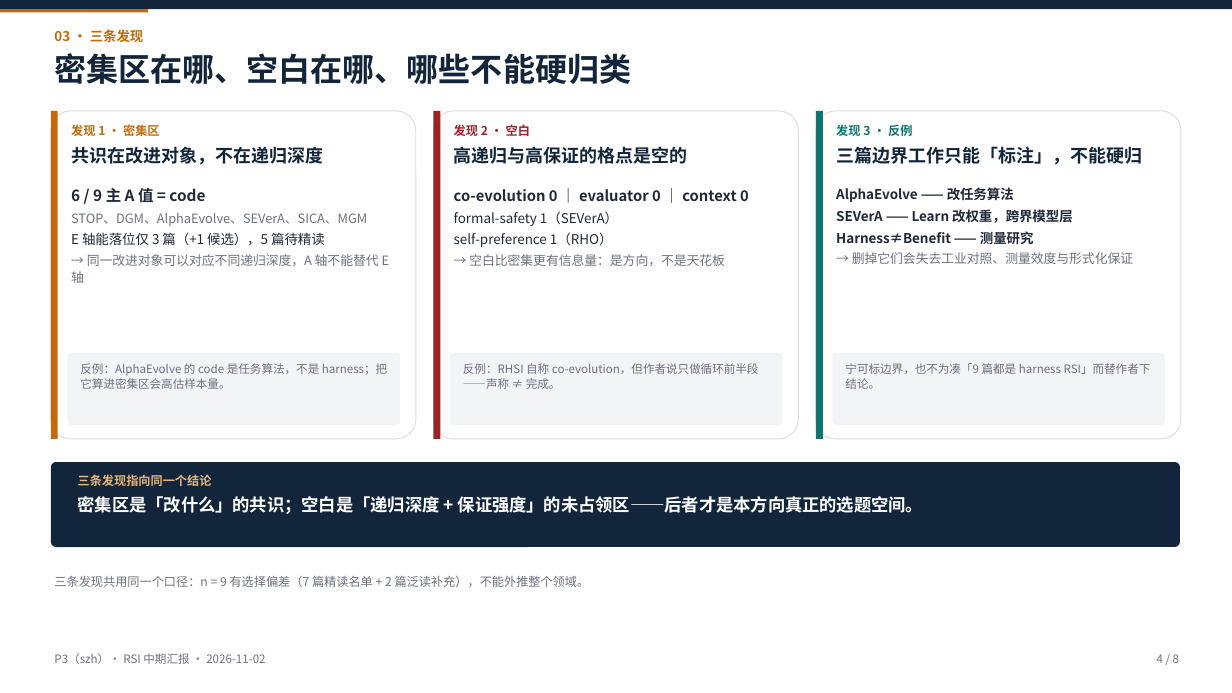
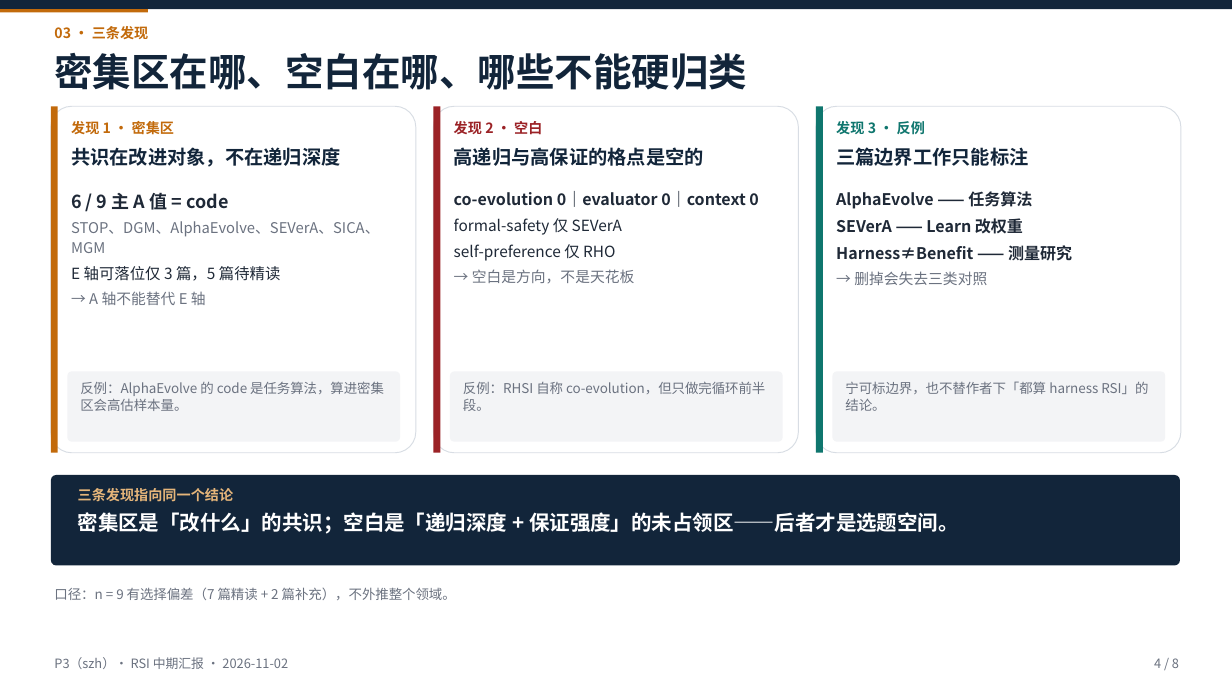
Before and after one commit to Gray-Su427/RSI_Harness_Reading, a slide deck: slide 4 of midterm/p3/deck-rsi-midterm.pptx. Drawn at 1232x693 pixels with LibreOffice and Linux fonts; fonts in the diff are those of the drawing. Boxes give left, top, right and bottom in pixels: in the first picture for what was removed or moved away, otherwise in the second. Text is boxed around its words. In the diff, an @@ line names an element or a change of style, - is before the commit and + after.

```diff
--- a/midterm/p3/deck-rsi-midterm.pptx
+++ b/midterm/p3/deck-rsi-midterm.pptx
@@ text "03 · 三条发现" at [54,26,149,40]: size 10.5 to 11 pt @@
@@ text "密集区在哪、空白在哪、哪些不能硬归类" at [54,53,747,90]: size 25 to 30 pt @@
@@ rounded rectangle: place and size @@
-rounded rectangle at [51,111,416,439]
+rounded rectangle at [51,106,416,453]
@@ rectangle: place and size @@
-rectangle at [51,111,57,439]
+rectangle at [51,106,57,453]
@@ rounded rectangle: place and size @@
-rounded rectangle at [433,111,799,439]
+rounded rectangle at [433,106,799,453]
@@ rectangle: place and size @@
-rectangle at [433,111,440,439]
+rectangle at [433,106,440,453]
@@ rounded rectangle: place and size @@
-rounded rectangle at [816,111,1181,439]
+rounded rectangle at [816,106,1181,453]
@@ rectangle: place and size @@
-rectangle at [816,111,823,439]
+rectangle at [816,106,823,453]
@@ size 9.5 to 11 pt in 3 elements at [71,119,174,137], [454,121,542,135], [836,121,925,134] @@
@@ text "共识在改进对象，不在递归深度" at [71,147,340,167]: size 14 to 15 pt @@
@@ text "高递归与高保证的格点是空的" at [454,147,704,166]: size 14 to 15 pt @@
@@ text at [836,147,1028,166]: text changed; size 14 to 15 pt @@
-三篇边界工作只能「标注」，不能硬归
+三篇边界工作只能标注
@@ text at [71,189,379,253]: size 12 to 14 pt in "6 / 9 主 A 值 = ..."; size 10 to 11.5 pt in "STOP、DGM、AlphaEvolve、SEVerA、SICA、MGM"; line spacing 1.1 to 1.12; more space between paragraphs @@
@@ text at [454,191,758,283]: text changed; size 10.5 to 12 pt @@
-co-evolution 0 ｜ evaluator 0 ｜ context 0
-formal-safety 1（SEVerA）
-self-preference 1（RHO）
-→ 空白比密集更有信息量：是方向，不是天花板
+co-evolution 0｜evaluator 0｜context 0
+formal-safety 仅 SEVerA
+self-preference 仅 RHO
+→ 空白是方向，不是天花板
@@ text at [836,191,1032,234]: text changed; size 10.5 to 12.5 pt @@
-AlphaEvolve —— 改任务算法
-SEVerA —— Learn 改权重，跨界模型层
+AlphaEvolve —— 任务算法
+SEVerA —— Learn 改权重
@@ text at [71,266,281,305]: text changed; size 10 to 12 pt; text colour #6B7280 to #1F2937 @@
-E 轴能落位仅 3 篇（+1 候选），5 篇待精读
-→ 同一改进对象可以对应不同递归深度，A 轴不能替代 E 轴
+E 轴可落位仅 3 篇，5 篇待精读
+→ A 轴不能替代 E 轴
@@ text at [836,245,1072,261]: size 10.5 to 12.5 pt in "Harness≠Benefit —— 测量研究"; line spacing 1.1 to 1.12; more space between paragraphs @@
@@ text at [854,271,987,285]: text changed; size 10 to 11.5 pt @@
-→ 删掉它们会失去工业对照、测量效度与形式化保证
+→ 删掉会失去三类对照
@@ text at [80,381,384,411]: text changed; size 9 to 10.5 pt @@
-反例：AlphaEvolve 的 code 是任务算法，不是 harness；把它算进密集区会高估样本量。
+反例：AlphaEvolve 的 code 是任务算法，算进密集区会高估样本量。
@@ text at [463,381,765,411]: text changed; size 9 to 10.5 pt @@
-反例：RHSI 自称 co-evolution，但作者说只做循环前半段——声称 ≠ 完成。
+反例：RHSI 自称 co-evolution，但只做完循环前半段。
@@ 3 rounded rectangles: place and size @@
-3 rounded rectangles at [67,353,1165,425]
+3 rounded rectangles at [67,372,1165,442]
@@ text at [845,381,1148,411]: text changed; size 9 to 10.5 pt @@
-宁可标边界，也不为凑「9 篇都是 harness RSI」而替作者下结论。
+宁可标边界，也不替作者下「都算 harness RSI」的结论。
@@ rounded rectangle: place and size @@
-rounded rectangle at [51,462,1180,547]
+rounded rectangle at [51,475,1180,566]
@@ text "三条发现指向同一个结论": place and size @@
-text "三条发现指向同一个结论" at [78,474,923,514]
+text "三条发现指向同一个结论" at [78,488,959,534]
@@ text at [78,488,234,502]: size 9.5 to 11 pt in "三条发现指向同一个结论" @@
@@ text at [78,512,959,534]: text changed; size 13.5 to 16 pt @@
-密集区是「改什么」的共识；空白是「递归深度 + 保证强度」的未占领区——后者才是本方向真正的选题空间。
+密集区是「改什么」的共识；空白是「递归深度 + 保证强度」的未占领区——后者才是选题空间。
@@ text at [54,587,456,600]: text changed; size 9.5 to 10.5 pt @@
-三条发现共用同一个口径：n = 9 有选择偏差（7 篇精读名单 + 2 篇泛读补充），不能外推整个领域。
+口径：n = 9 有选择偏差（7 篇精读 + 2 篇补充），不外推整个领域。
@@ text "P3（szh）· RSI 中期汇报 · 2026-11-02" at [54,657,288,669]: size 9 to 10 pt @@
@@ text "4 / 8" at [1154,658,1179,668]: size 9 to 10 pt @@
```
Also in this commit, not shown: 7 other slides changed, 3 other files.
